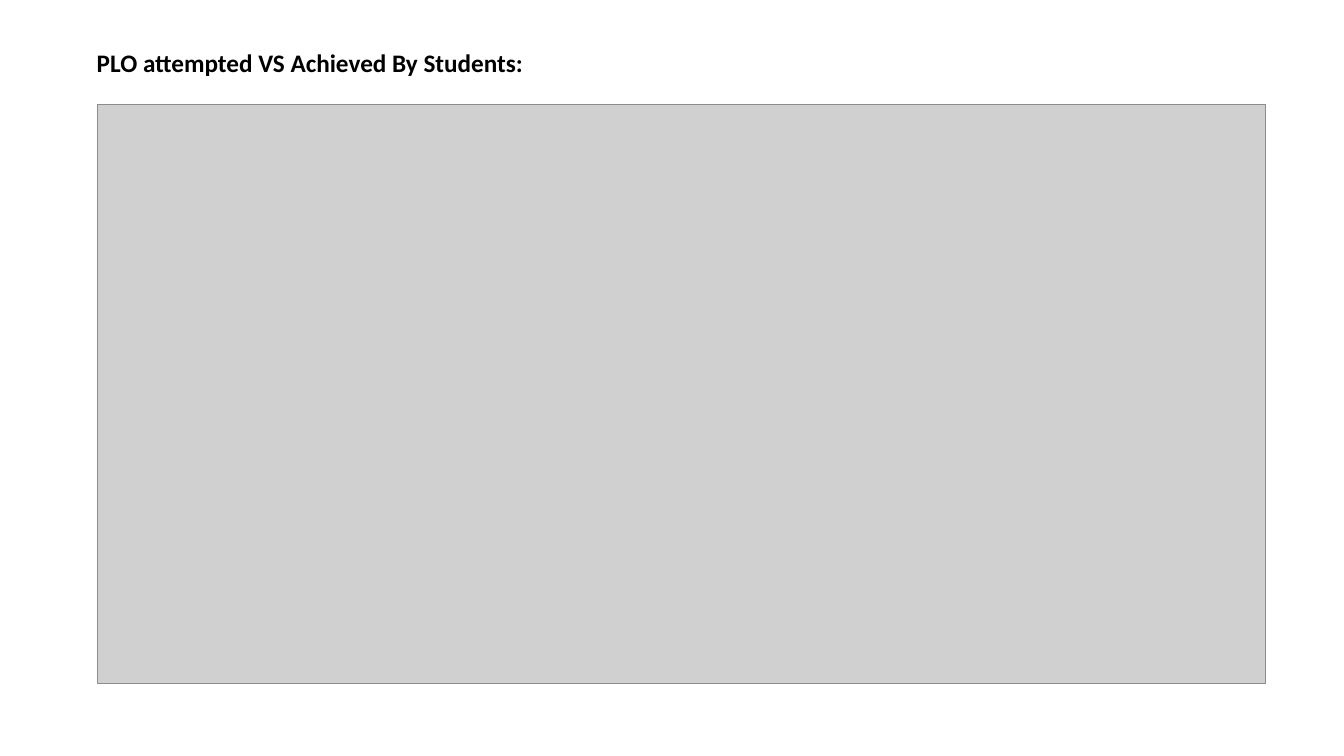
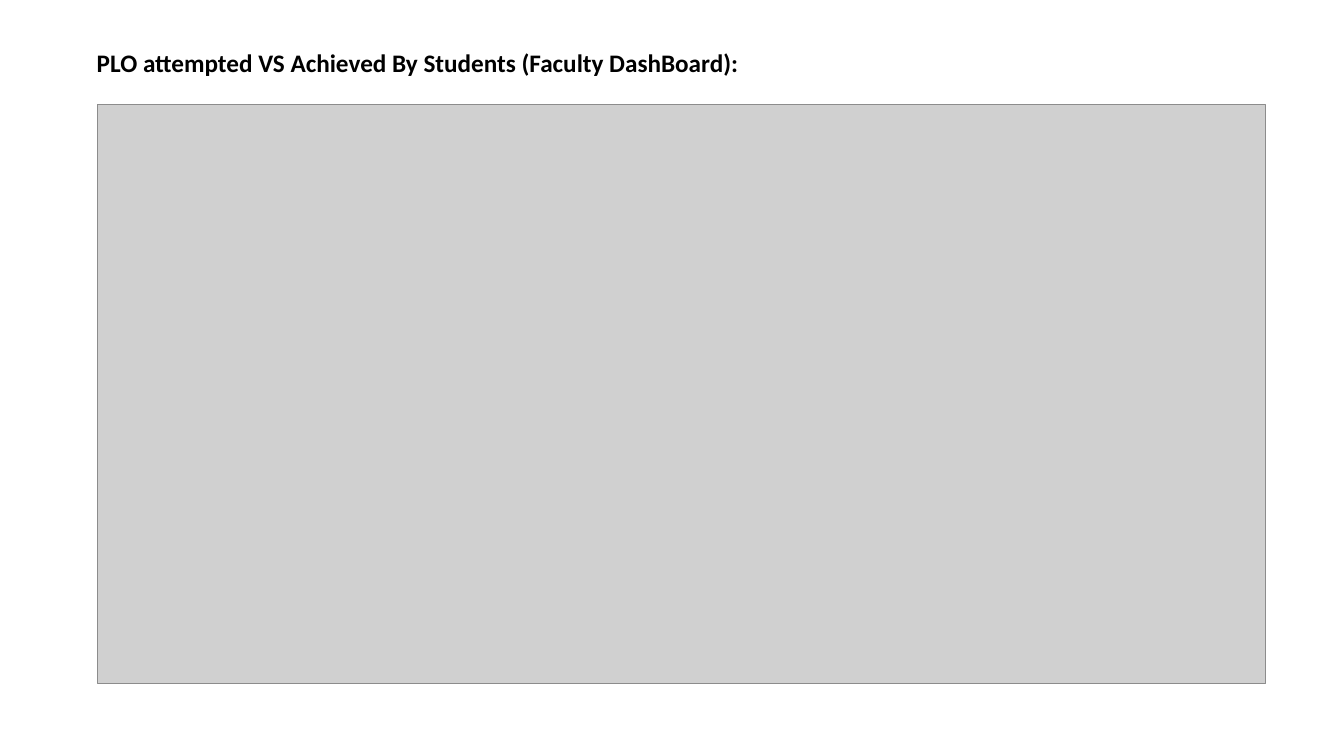
Before and after one commit to shoeb-gg/SPMS-Project, a slide deck: slide 12 of Student Performance Monitoring System (SPMS).pptx. Drawn at 1344x756 pixels with LibreOffice and Linux fonts; fonts in the diff are those of the drawing; grey boxes stand for pictures. Boxes give left, top, right and bottom in pixels: in the first picture for what was removed or moved away, otherwise in the second. Text is boxed around its words. In the diff, an @@ line names an element or a change of style, - is before the commit and + after.

```diff
--- a/Student Performance Monitoring System (SPMS).pptx
+++ b/Student Performance Monitoring System (SPMS).pptx
@@ text at (x1=97, y1=53, x2=738, y2=76): text changed @@
-PLO attempted VS Achieved By Students:
+PLO attempted VS Achieved By Students (Faculty DashBoard):
```
Also in this commit, not shown: 6 other slides changed, 3 other files.
